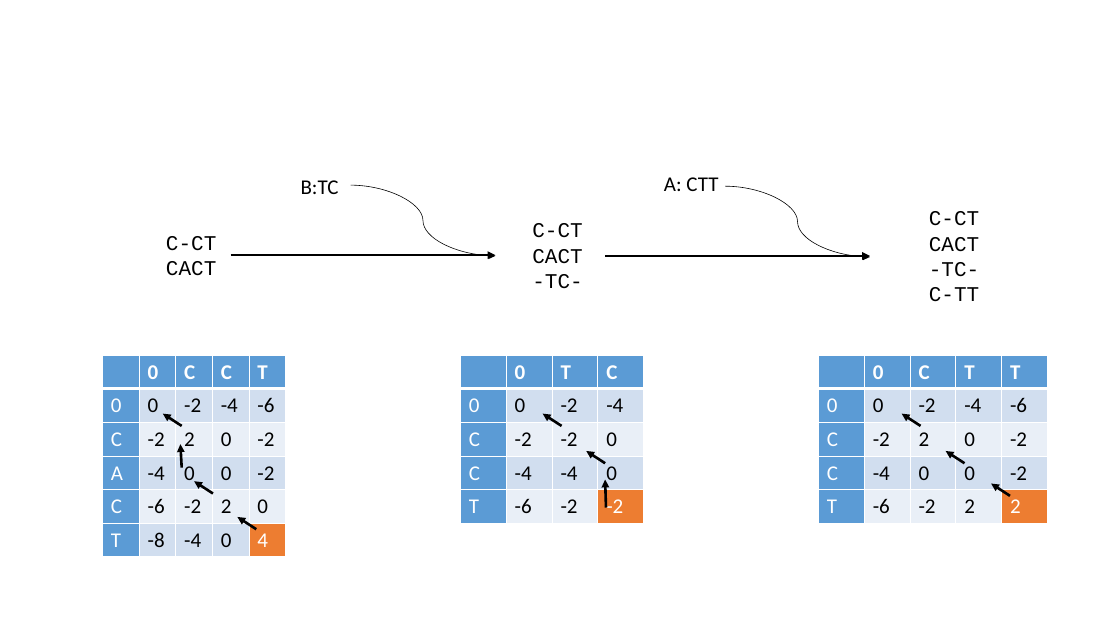
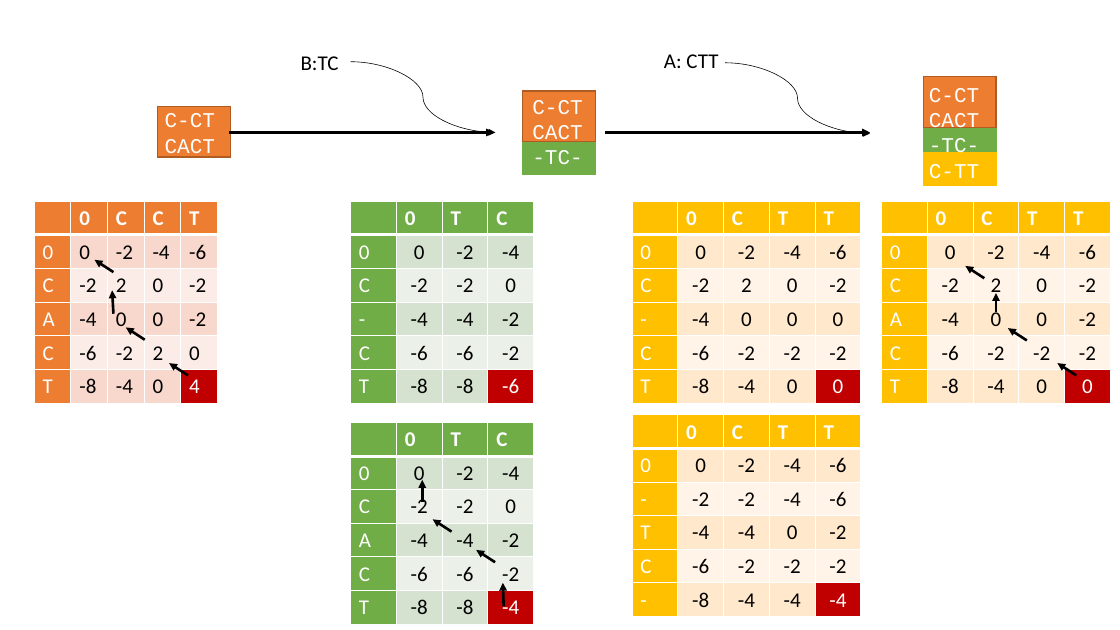
Before and after one commit to RiesBen/BioinformaticsI-Assigments, a slide deck: slide 3 of Assignment IV/Img/AssignmentII-2.pptx. Drawn at 1120x630 pixels with LibreOffice and Linux fonts; fonts in the diff are those of the drawing. Boxes give left, top, right and bottom in pixels: in the first picture for what was removed or moved away, otherwise in the second. Text is boxed around its words. In the diff, an @@ line names an element or a change of style, - is before the commit and + after.

```diff
--- a/Assignment IV/Img/AssignmentII-2.pptx
+++ b/Assignment IV/Img/AssignmentII-2.pptx
@@ 4 texts, 2 curved arrows, 1 arrow: place and size @@
-4 texts, 2 curved arrows, 1 arrow at [301, 177, 979, 302]
+4 texts, 2 curved arrows, 1 arrow at [301, 54, 979, 179]
@@ rectangle added at [923, 76, 996, 127], fill #ED7D31, outline #AF5C24 1 pt @@
@@ text colour #000000 to #FFFFFF in 3 elements at [929, 88, 979, 179], [532, 100, 582, 164], [165, 113, 215, 160] @@
@@ text "C-CT": place and size @@
-text "C-CT" at [166, 236, 216, 276]
+text "C-CT" at [165, 113, 215, 160]
@@ rectangle added at [158, 107, 231, 157], fill #ED7D31, outline #AF5C24 1 pt @@
@@ rectangle added at [523, 91, 596, 141], fill #ED7D31, outline #AF5C24 1 pt @@
@@ arrow moved from (230, 255) - (496, 255) to (229, 133) - (494, 133) @@
@@ rectangle added at [523, 142, 596, 174], fill #70AD47, outline #70AD47 1 pt @@
@@ rectangle added at [923, 128, 996, 160], fill #70AD47, outline #70AD47 1 pt @@
@@ rectangle added at [923, 153, 996, 185], fill #FFC000, outline #FFC000 1 pt @@
@@ table at [34, 202, 219, 403] @@
@@ fill #5B9BD5 to #ED7D31 in 10 cells @@
@@ fill #D2DEEF to #F8D7CE in 11 cells @@
@@ fill #EAEFF7 to #FCECE8 in 8 cells @@
@@ fill #ED7D31 to #C00000 in row 6, column 5 @@
@@ table at [350, 202, 535, 403] @@
-row 4: C | -4 | -4 | 0
-row 5: T | -6 | -2 | -2
+row 4: - | -4 | -4 | -2
+row 5: C | -6 | -6 | -2
+row 6: T | -8 | -8 | -6
@@ table: place and size @@
-table at [460, 355, 645, 523]
+table at [350, 202, 535, 403]
@@ table at [632, 202, 863, 403] @@
-row 4: C | -4 | 0 | 0 | -2
-row 5: T | -6 | -2 | 2 | 2
+row 4: - | -4 | 0 | 0 | 0
+row 5: C | -6 | -2 | -2 | -2
+row 6: T | -8 | -4 | 0 | 0
@@ table: place and size @@
-table at [819, 355, 1050, 523]
+table at [632, 202, 863, 403]
@@ table added at [881, 202, 1112, 403], 6 rows, 5 columns @@
+ | 0 | C | T | T
+0 | 0 | -2 | -4 | -6
+C | -2 | 2 | 0 | -2
+A | -4 | 0 | 0 | -2
+C | -6 | -2 | -2 | -2
+T | -8 | -4 | 0 | 0
@@ arrow moved from (965, 464) - (946, 451) to (985, 278) - (965, 266) @@
@@ arrow added from (996, 312) to (996, 293), #000000 2.25 pt @@
@@ 4 arrows, 1 table: place and size @@
-4 arrows, 1 table at [103, 355, 287, 557]
+4 arrows, 1 table at [34, 202, 219, 403]
@@ arrow moved from (921, 426) - (902, 413) to (1027, 340) - (1008, 329) @@
@@ arrow moved from (1010, 496) - (991, 484) to (1076, 376) - (1058, 363) @@
@@ table added at [632, 415, 863, 617], 6 rows, 5 columns @@
+ | 0 | C | T | T
+0 | 0 | -2 | -4 | -6
+- | -2 | -2 | -4 | -6
+T | -4 | -4 | 0 | -2
+C | -6 | -2 | -2 | -2
+- | -8 | -4 | -4 | -4
@@ table added at [350, 423, 535, 624], 6 rows, 4 columns @@
+ | 0 | T | C
+0 | 0 | -2 | -4
+C | -2 | -2 | 0
+A | -4 | -4 | -2
+C | -6 | -6 | -2
+T | -8 | -8 | -4
@@ arrow added from (423, 502) to (423, 480), #000000 2.25 pt @@
@@ arrow moved from (562, 426) - (543, 413) to (452, 532) - (433, 519) @@
@@ arrow moved from (605, 464) - (586, 451) to (495, 562) - (476, 550) @@
@@ arrow moved from (606, 507) - (605, 480) to (504, 607) - (503, 583) @@
```
Also in this commit, not shown: 1 other slide changed, 7 other files.
